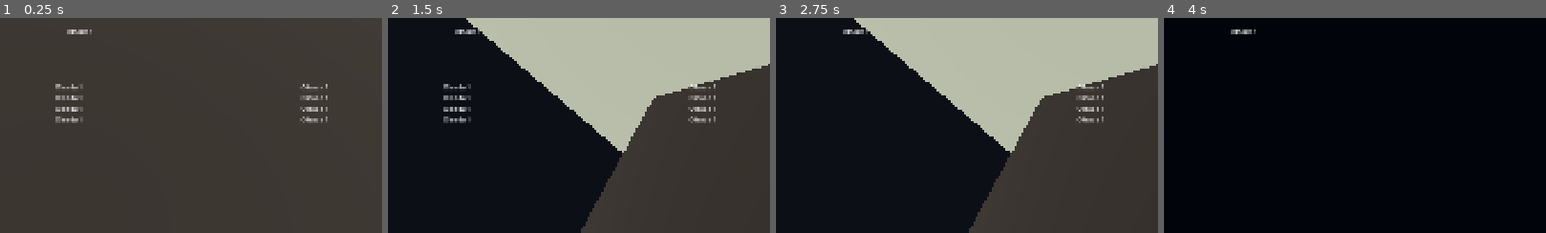
Above: before the commit, frames 1-4 (left to right).
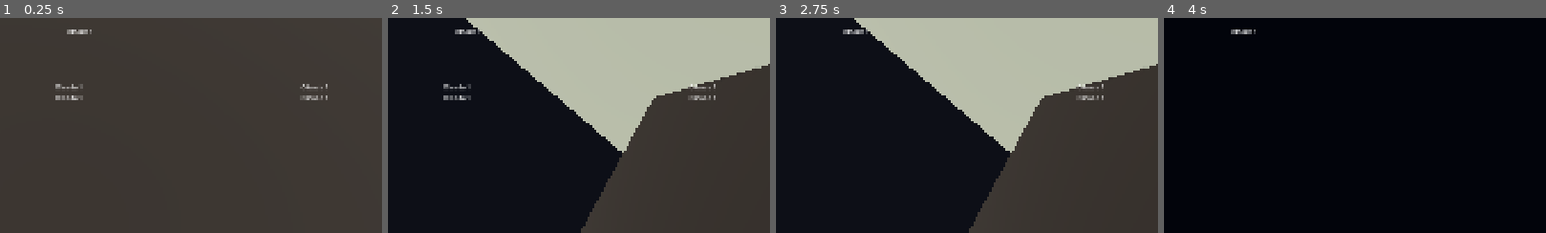
Above: after the commit, the same moments.

Repository: undertal401-hue/zombie-survival-3d
Game: Godot game, scene res://07_house/Main.tscn
Same seed, same stepped clock (60 frames per second), same inputs: the game is played once before the commit and once after it.
Inputs (mouse positions are % of the whole screen's width and height, from its top left):
- Up to frame 1 (0.25 s): no input
- Up to frame 2 (1.5 s): click "Cerrar tienda" at 0.5 s; click "Cerrar tienda" at 1.25 s
- Up to frame 3 (2.75 s): click "Cerrar tienda" at 2 s
- Up to frame 4 (4 s): tap Enter at 2.75, 2.85, 3.6 s; move the mouse to (55, 50) at 2.77 s; click (55, 50) at 2.92 s; tap Space at 3.5 s; move the mouse to (45, 50) at 3.52 s; click (45, 50) at 3.67 s
The pictures show only the part of the screen within x 43-93%, y 0-50%; the shares and areas given below are measured in that part.

The runs differ from the first frame. In frame 1, 0.5% of the frame differs, in the area x 14-86%, y 41-49%; in frame 2, 0.5%; in frame 3, 0.2%; in frame 4, nothing differs.

Commit message:
fix: CI path, GameClock null-guard, Player event_bus, duplicate start_run\n\n- .github/workflows/ci.yml: add --path game to all Godot commands\n- GameClock.gd: guard get_tree() != null before toggling paused\n- Player.gd: null-safe event_bus; guard _die/respawn emissions\n- Main.gd: single start_run() in _ready; remove duplicate in _generate_house

Diff:
--- a/game/01_core/GameClock.gd
+++ b/game/01_core/GameClock.gd
@@ -20,7 +20,9 @@
 		if is_paused == value:
 			return
 		is_paused = value
-		get_tree().paused = value
+		var _tree := get_tree()
+		if _tree != null:
+			_tree.paused = value
 		if value:
 			clock_paused.emit()
 		else:
--- a/game/02_player/Player.gd
+++ b/game/02_player/Player.gd
@@ -36,6 +36,8 @@
 	_build_weapons()
 	global_position = start_position
 	event_bus = get_tree().root.get_node_or_null("EventBus")
+	if event_bus == null:
+		return
 	event_bus.player_spawned.emit(self)
 	event_bus.player_health_changed.emit(stats.hp, stats.max_hp)
 	event_bus.player_stamina_changed.emit(stats.stamina, stats.max_stamina)
@@ -143,7 +145,8 @@
 func _die(reason) -> void:
 	if not is_inside_tree():
 		return
-	event_bus.player_died.emit(self)
+	if event_bus != null:
+		event_bus.player_died.emit(self)
 	set_physics_process(false)
 	var _gm: Node = get_tree().root.get_node_or_null("GameManager")
 	if _gm != null:
@@ -155,7 +158,8 @@
 	stats.hp = stats.max_hp
 	is_in_combat = false
 	set_physics_process(true)
-	event_bus.player_spawned.emit(self)
+	if event_bus != null:
+		event_bus.player_spawned.emit(self)
 
 
 func get_stats():
--- a/game/07_house/Main.gd
+++ b/game/07_house/Main.gd
@@ -68,18 +68,6 @@
 	if spawner != null:
 		spawner._refresh_spawn_points()
 
-	# Iniciar la partida
-	var gm: GameManager = get_tree().root.get_node_or_null("GameManager") as GameManager
-	if gm != null:
-		gm.start_run()
-
-	var wm: WaveManager = get_tree().root.get_node_or_null("WaveManager") as WaveManager
-	if wm != null:
-		wm.start_run()
-
-	if spawner != null and wm != null:
-		spawner.set_wave_data(wm._current_data)
-
 
 func _find_player_start(generator: Node3D) -> Vector3:
 	# Buscar la primera habitación (entrada, index 0)
--- a/game/project.godot
+++ b/game/project.godot
@@ -21,6 +21,8 @@
 config/icon="res://icon.svg"
 
 [autoload]
+
+Bootstrap="*res://01_core/Bootstrap.gd"
 
 Config="*res://01_core/ConfigAutoload.gd"
 EventBus="*res://01_core/EventBus.gd"
